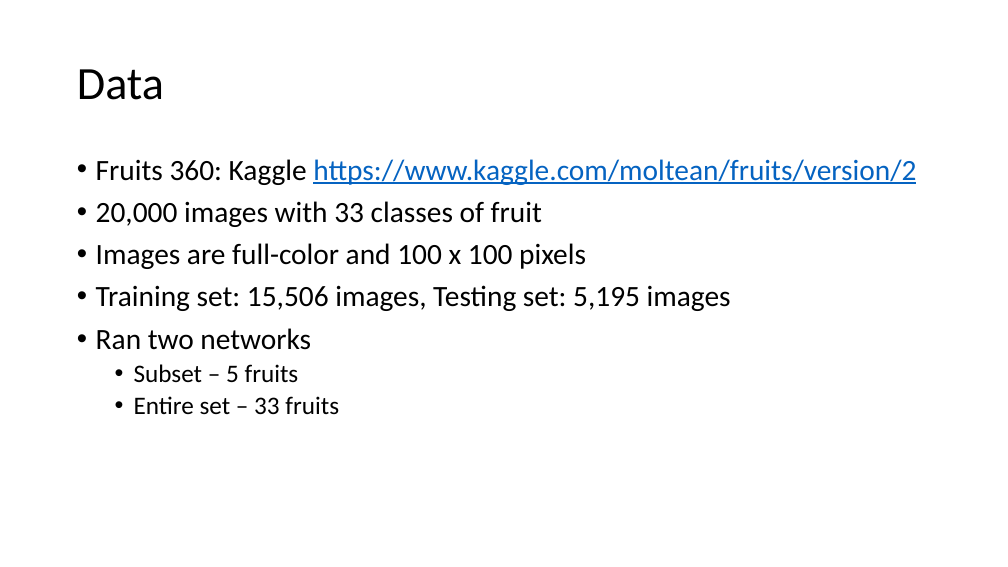
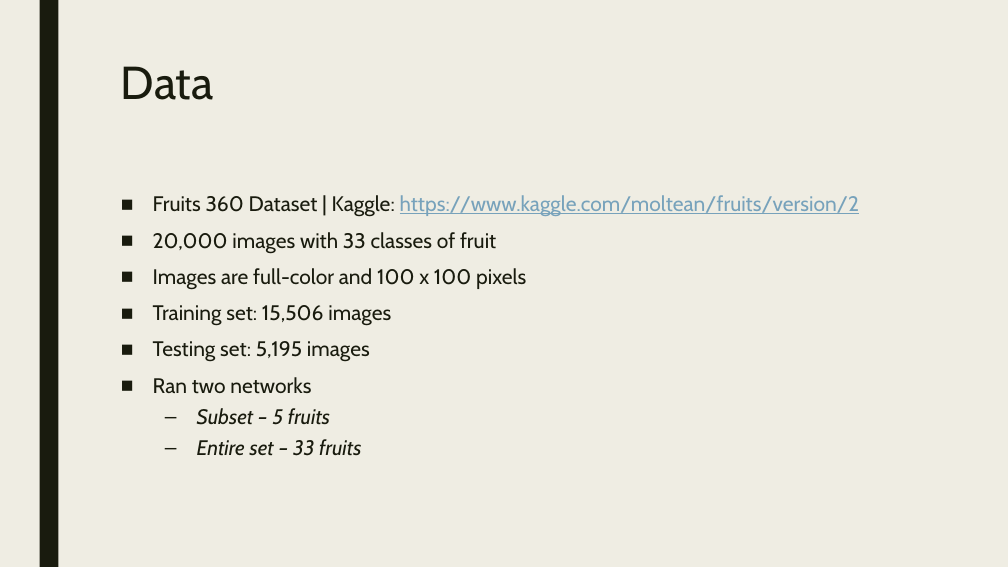
Before and after one commit to htappa/CNN-ImageClassification, a slide deck: slide 4 of Final-Group-Presentation/Group4ProjectPresentation.pptx. Drawn at 1008x567 pixels with LibreOffice and Linux fonts; fonts in the diff are those of the drawing. Boxes give left, top, right and bottom in pixels: in the first picture for what was removed or moved away, otherwise in the second. Text is boxed around its words. In the diff, an @@ line names an element or a change of style, - is before the commit and + after.

Commit message:
updated powerpoint

```diff
--- a/Final-Group-Presentation/Group4ProjectPresentation.pptx
+++ b/Final-Group-Presentation/Group4ProjectPresentation.pptx
@@ background #FFFFFF to #EFEDE3 @@
@@ rectangle added at box(39, 0, 58, 567), fill #191B0E @@
@@ title "Data": place and size @@
-title "Data" at box(77, 69, 164, 100)
+title "Data" at box(121, 66, 214, 100)
@@ title "Data" at box(121, 66, 214, 100): font Calibri to Cabin, text colour #000000 to #191B0E; line spacing 0.9 to 0.89; vertical alignment middle to top @@
@@ text "Fruits 360 Dataset | Kaggle: ...": place and size @@
-text "Fruits 360 Dataset | Kaggle: ..." at box(96, 159, 916, 415)
+text "Fruits 360 Dataset | Kaggle: ..." at box(153, 195, 859, 456)
@@ text at box(153, 195, 859, 217): text changed; size 28 to 20 pt; font Calibri to Cabin; text colour #0563C1 to #77A2BB @@
-• Fruits 360: Kaggle https://www.kaggle.com/moltean/fruits/version/2
+■ Fruits 360 Dataset | Kaggle: https://www.kaggle.com/moltean/fruits/version/2
@@ text at box(153, 232, 526, 456): size 28 to 20 pt in "20,000 images with 33 classes of fruit", "Images are full-color and 100 x 100 ...", "Ran two networks"; font Calibri to Cabin, text colour #000000 to #191B0E in "20,000 images with 33 classes of fruit", "Images are full-color and 100 x 100 ...", "Ran two networks", "Subset – 5 fruits" and 1 more places; size 24 to 20 pt, italic on in "Subset – 5 fruits", "Entire set – 33 fruits"; bullet • to ■; line spacing 0.9 to 0.94; more space between paragraphs; bullet • to – @@
@@ text at box(153, 305, 391, 362): text changed; size 28 to 20 pt; font Calibri to Cabin; text colour #000000 to #191B0E @@
-• Training set: 15,506 images, Testing set: 5,195 images
+■ Training set: 15,506 images
+■ Testing set: 5,195 images
```
Also in this commit, not shown: 8 other slides changed, 4 slides added, 2 slides removed, 1 other file.
